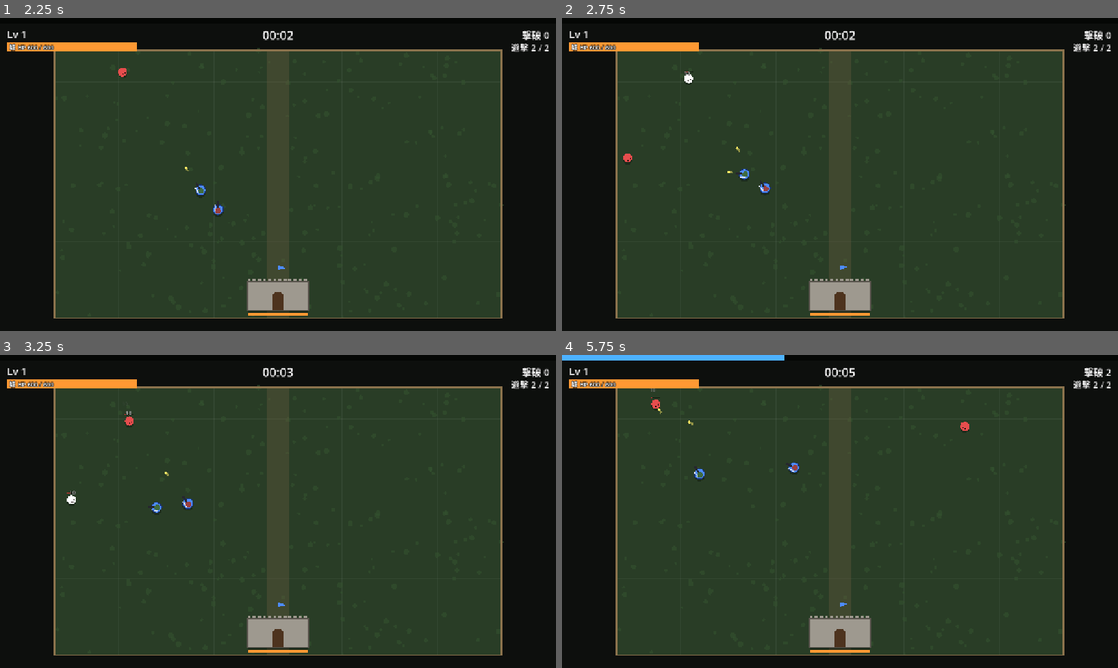
Above: before the commit, frames 1-4 (two rows, left to right).
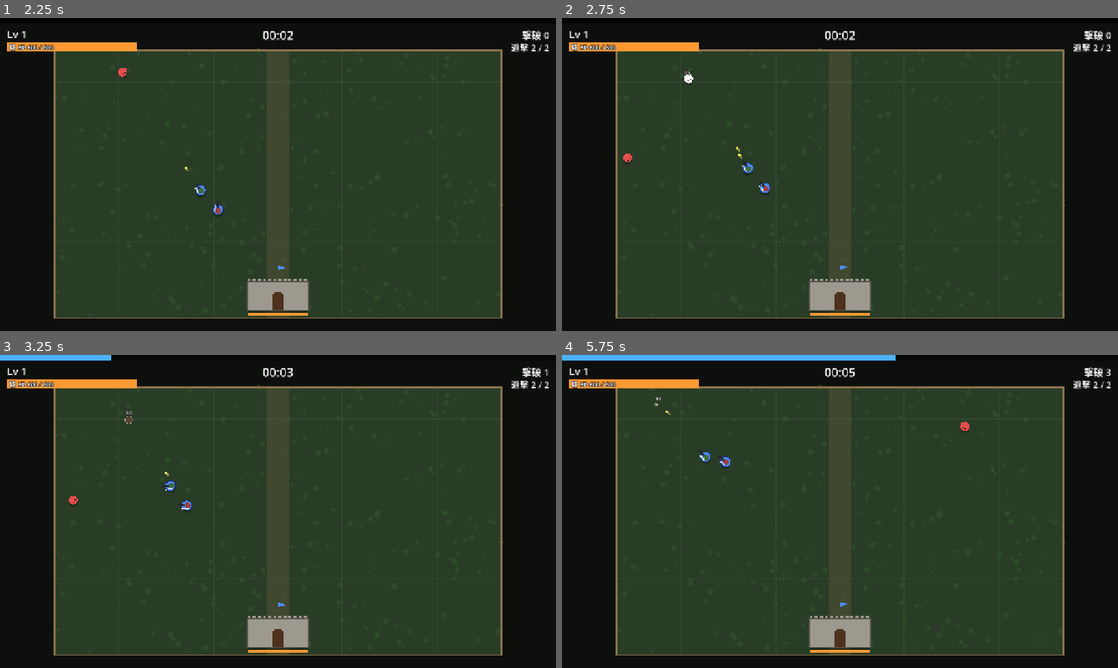
Above: after the commit, the same moments.

Repository: sukepuu/vgnfhusi4v3128904cmtu31
Game: Godot game, scene res://scenes/main.tscn
Two runs of this game, one before a commit and one after it. Both use one fixed random seed, a clock stepped at 60 frames per second and the inputs below.
Inputs:
- Up to frame 1 (2.25 s): tap Enter at 0.5 s; tap R at 0.6 s; tap 1 at 1.35 s; tap 2 at 2.1 s
- Up to frame 2 (2.75 s): no input
- Up to frame 3 (3.25 s): tap 3 at 2.85 s
- Up to frame 4 (5.75 s): tap R at 3.6 s; tap 1 at 4.35 s; tap 2 at 5.1 s

Frame 1 is identical in both runs. In frame 2, 0.1% of the frame differs, in the area x 29-35%, y 43-52%; in frame 3, 0.6%; in frame 4, 0.6%, in the area x 16-99%, y 0-40%.

Commit message:
Make roaming soldiers always target the nearest enemy
Co-Authored-By: Claude Opus 5.5 <noreply@anthropic.com>
Claude-Session: https://claude.ai/code/session_011NyugcHQ7VLrKVd7aaRyr2

Diff:
--- a/auto_soldier/scripts/soldier.gd
+++ b/auto_soldier/scripts/soldier.gd
@@ -1,6 +1,6 @@
 extends Node2D
 ## 遊撃部隊の兵士。移動も攻撃もすべて自動。
-## 城に近い（危ない）敵を優先して倒しに行き、兵士同士はなるべく別の敵を狙う。
+## 常に自分から一番近い敵を倒しに行く。
 ## 射撃 = 点の攻撃（遠くの単体）、剣 = 面の攻撃（近くの扇形範囲）
 ## ステータスは game.stats を全員で共有している。
 
@@ -61,7 +61,7 @@
 	hp = minf(st.max_hp, hp + 1.5 * delta)
 	if _retarget_cd <= 0.0 or not _target_valid():
 		target = _choose_target()
-		_retarget_cd = 0.4
+		_retarget_cd = 0.2
 
 	if _dash_time > 0.0:
 		_update_dash(delta)
@@ -96,26 +96,9 @@
 	return target != null and is_instance_valid(target) and not target.dead
 
 
-## 城に近い敵ほど優先。自分から近いほど優先。ほかの兵士が狙っている敵は避ける。
+## 常に自分から一番近い敵を狙う
 func _choose_target() -> Node2D:
-	var best: Node2D = null
-	var best_score := INF
-	var castle_pos: Vector2 = game.castle.global_position
-	for e in game.enemies_cache:
-		if not is_instance_valid(e) or e.dead:
-			continue
-		var to_castle: float = e.global_position.distance_to(castle_pos)
-		var score: float = to_castle + global_position.distance_to(e.global_position) * 0.6
-		# 城を撃てる距離にいる弓兵は最優先
-		if e.ranged and to_castle < 480.0:
-			score -= 250.0
-		for s in game.soldiers:
-			if s != self and not s.dead and s.target == e:
-				score += 300.0
-		if score < best_score:
-			best_score = score
-			best = e
-	return best
+	return game.nearest_enemy(global_position, INF)
 
 
 # ---------------------------------------------------------------- 自動移動AI
Not shown, changed: auto_soldier/README.md
